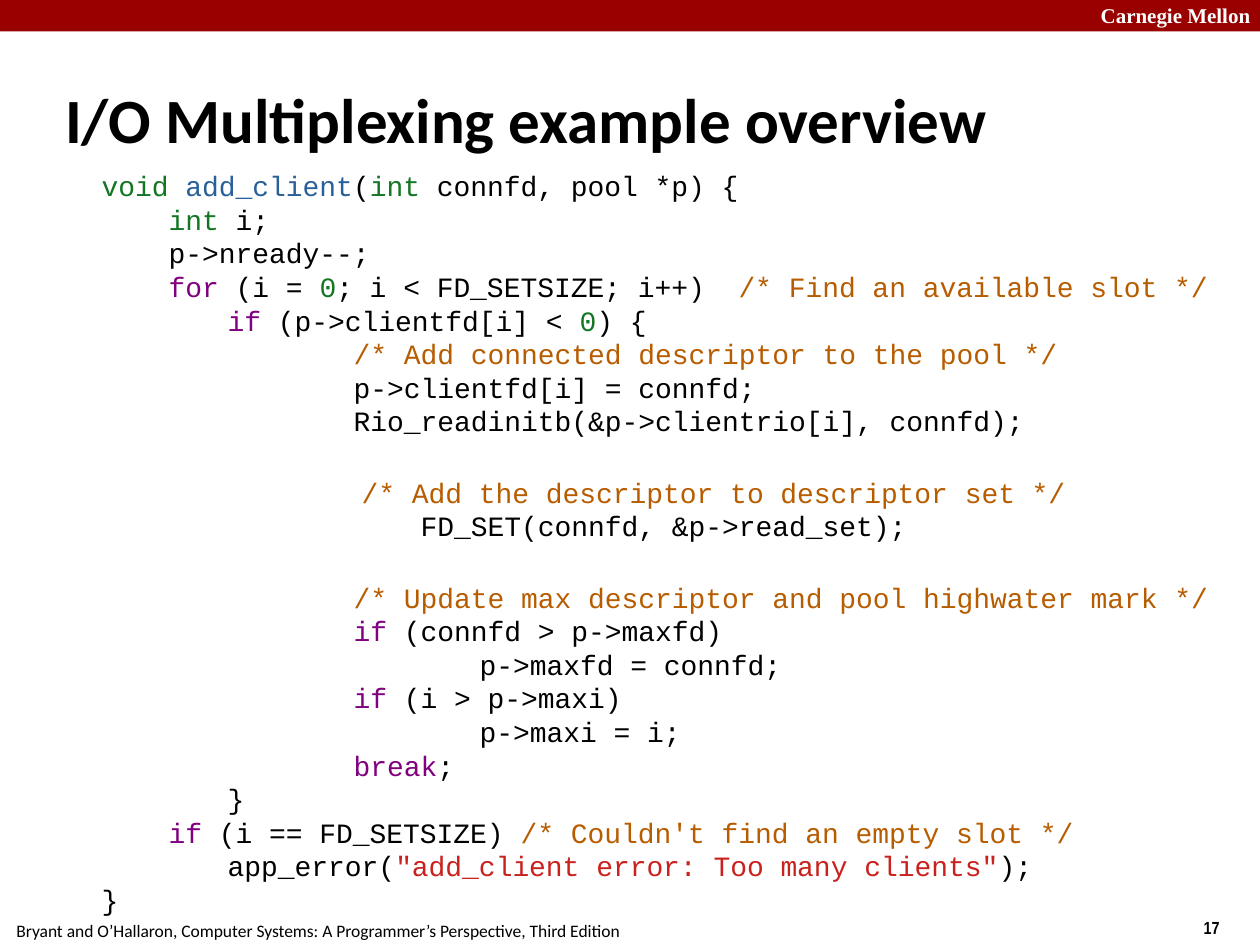
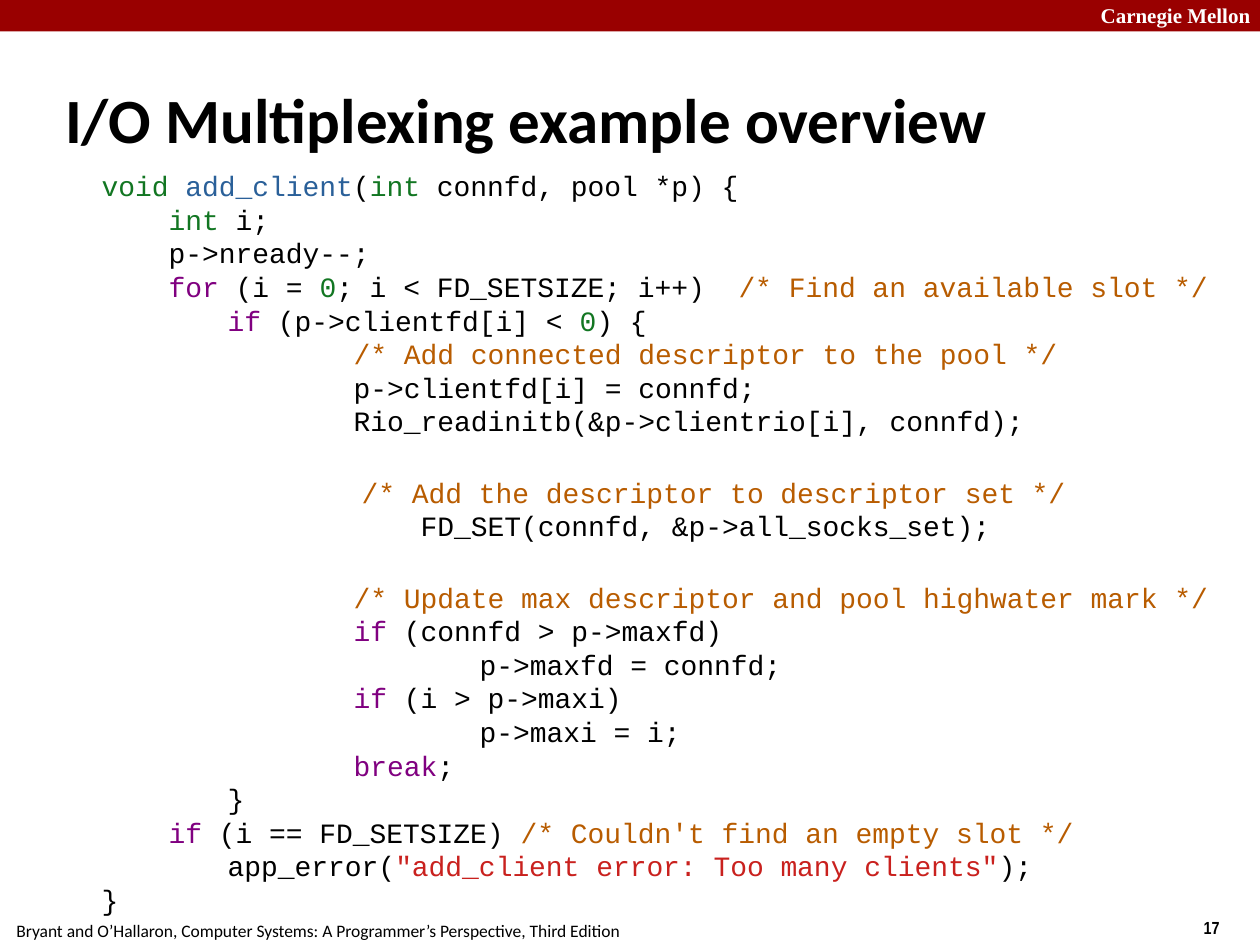
Before and after one commit to diku-compSys/compSys-e2021-pub, a slide deck: slide 17 of lectures/211122_performance/performance.odp. Drawn at 1260x945 pixels with LibreOffice and Linux fonts; fonts in the diff are those of the drawing. Boxes give left, top, right and bottom in pixels: in the first picture for what was removed or moved away, otherwise in the second. Text is boxed around its words. In the diff, an @@ line names an element or a change of style, - is before the commit and + after.

```diff
--- a/lectures/211122_performance/performance.odp
+++ b/lectures/211122_performance/performance.odp
@@ text at <box>421,517,990,542</box>: text changed @@
-FD_SET(connfd, &p->read_set);
+FD_SET(connfd, &p->all_socks_set);
```
Also in this commit, not shown: 15 other slides changed, 5 slides added, 1 other file.
